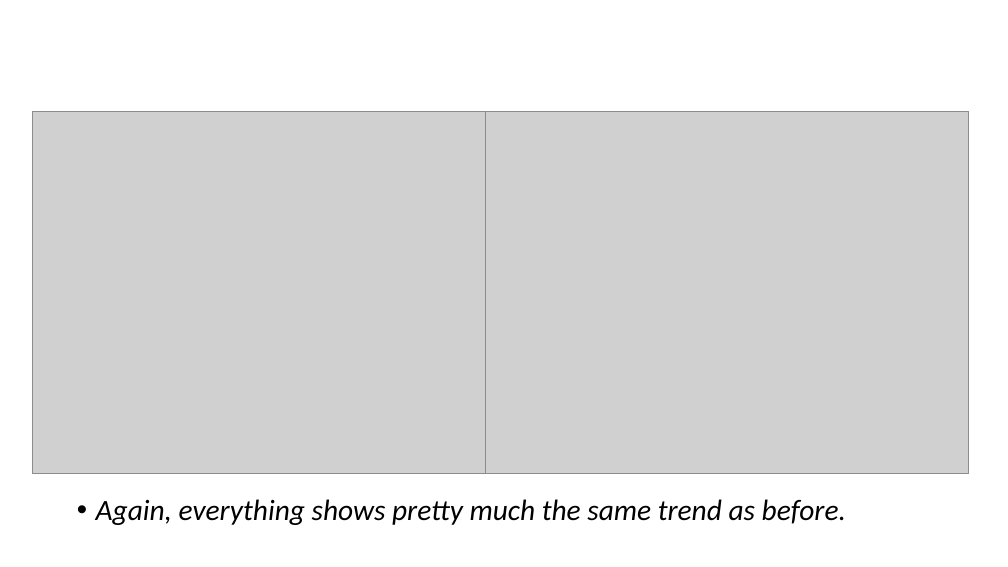
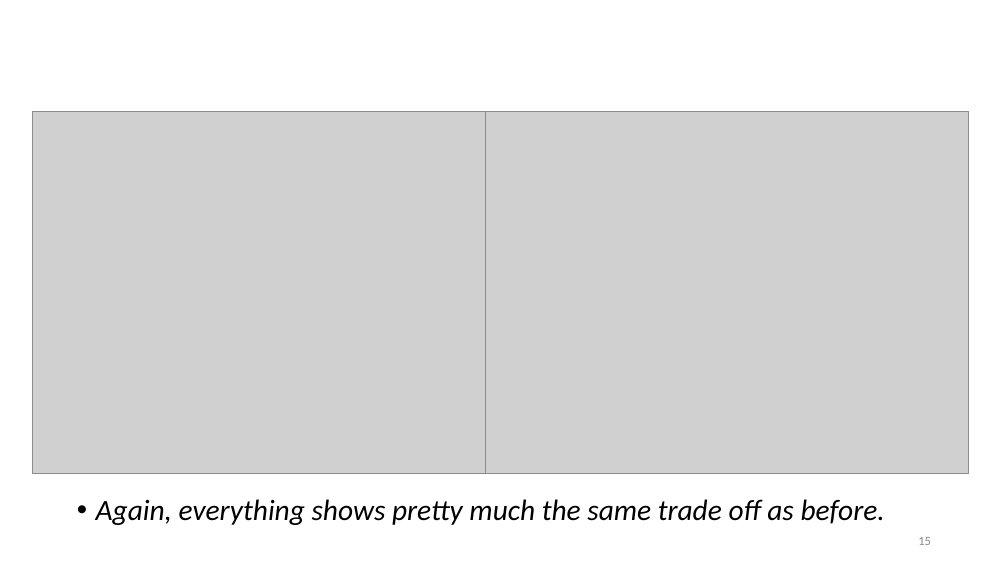
Before and after one commit to williamzheng0711/online-cdf-streaming, a slide deck: slide 15 of ESTR4999_Notes/ESTR4999_Presentation.pptx (slide 14 before the commit). Drawn at 1008x567 pixels with LibreOffice and Linux fonts; fonts in the diff are those of the drawing; grey boxes stand for pictures. Boxes give left, top, right and bottom in pixels: in the first picture for what was removed or moved away, otherwise in the second. Text is boxed around its words. In the diff, an @@ line names an element or a change of style, - is before the commit and + after.

```diff
--- a/ESTR4999_Notes/ESTR4999_Presentation.pptx
+++ b/ESTR4999_Notes/ESTR4999_Presentation.pptx
@@ text at (96, 499, 885, 525): text changed @@
-• Again, everything shows pretty much the same trend as before.
+• Again, everything shows pretty much the same trade off as before.
@@ page number added at (918, 537, 931, 545), 12 pt, text #8C8C8C @@
+15
```
Also in this commit, not shown: 15 other slides changed, 1 slide added.
